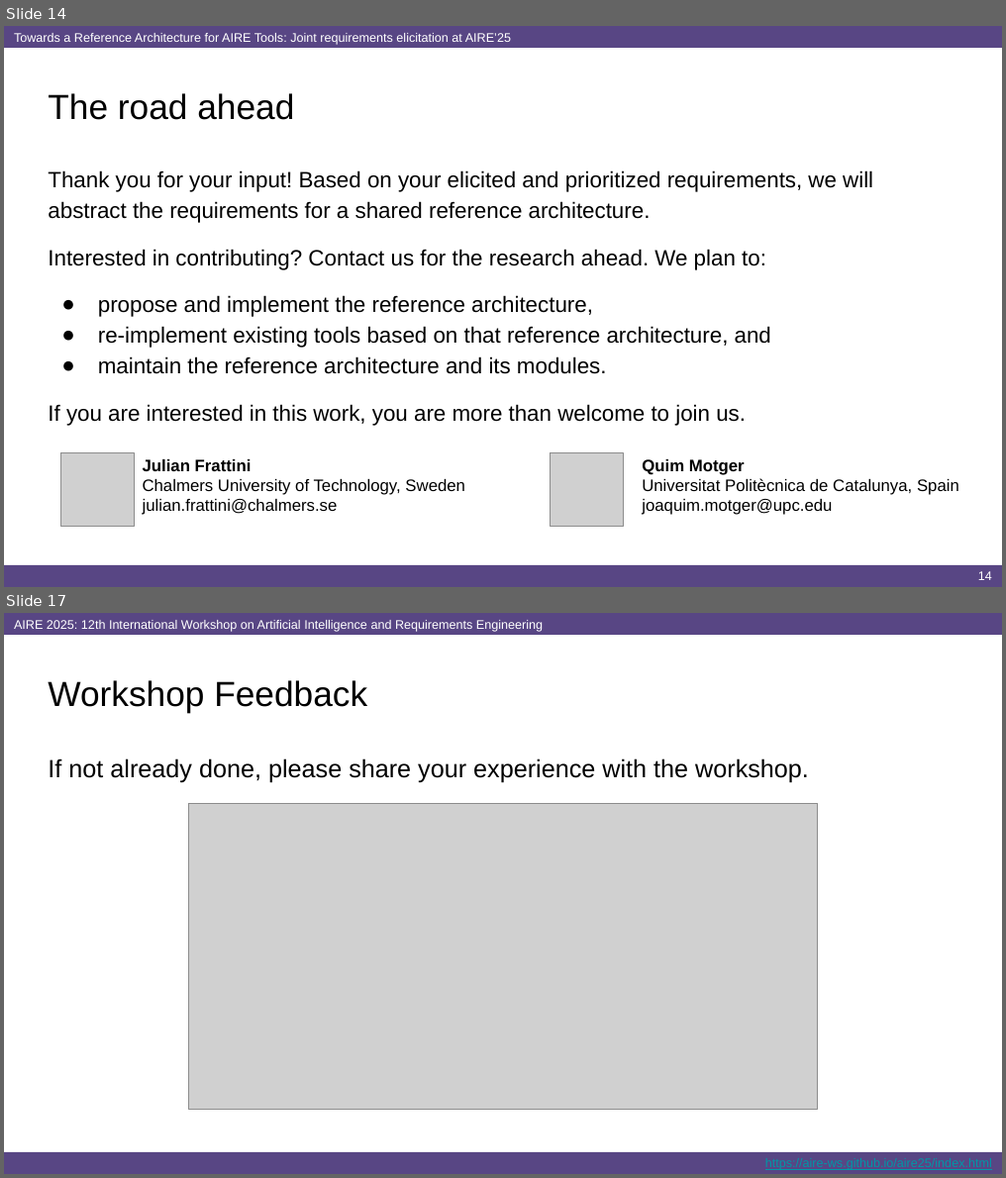
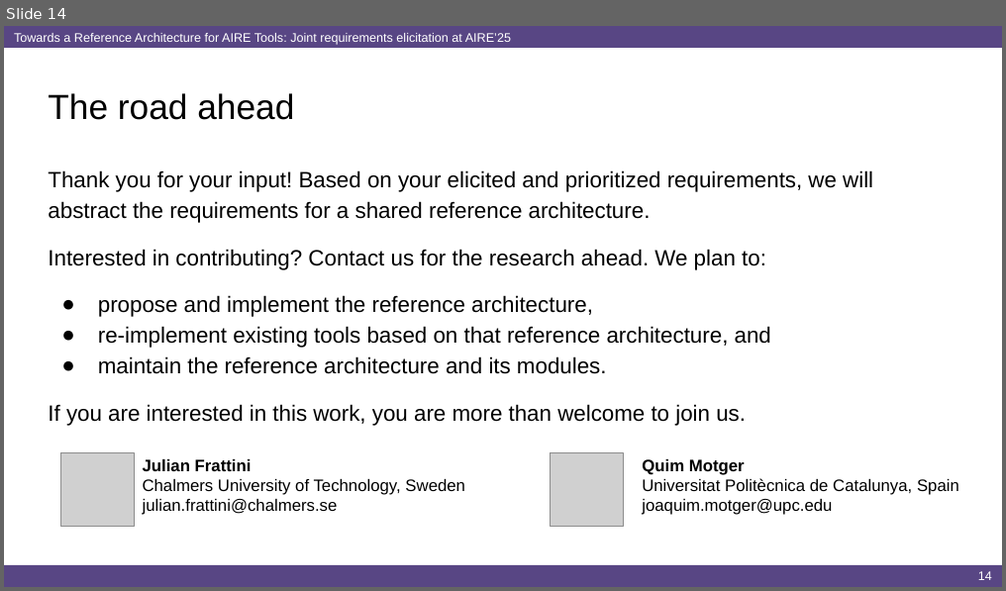
Before and after one commit to airera/study-sra, a slide deck: process/1 - information source identification/stakeholders/AIRE'25 Interactive Session Instructions.pptx. Shown one above the other, each under a label of ours: slides 14 and 17 before the commit, slide 14 after it; the slides between them are not shown. The pictures are 1006x1178 and 1006x591 pixels, drawn with LibreOffice and Linux fonts; fonts in the diff are those of the drawing; grey boxes stand for pictures. Boxes give left, top, right and bottom in pixels: in the first picture for what was removed or moved away, otherwise in the second. Text is boxed around its words. In the diff, an @@ line names an element or a change of style, - is before the commit and + after.

Commit message:
Removed AIRE'25 closing slides

```diff
--- a/process/1 - information source identification/stakeholders/AIRE'25 Interactive Session Instructions.pptx
+++ b/process/1 - information source identification/stakeholders/AIRE'25 Interactive Session Instructions.pptx
@@ slide 17 removed at [4,613,1002,1174], background #FFFFFF @@
@@ rectangle removed at [4,613,1002,635] @@
-AIRE 2025: 12th International Workshop on Artificial Intelligence and Requirements Engineering
@@ title removed at [48,680,367,712] @@
-Workshop Feedback
@@ text removed at [48,759,809,783] @@
-If not already done, please share your experience with the workshop.
@@ picture removed at [188,804,819,1110] @@
@@ rectangle removed at [4,1153,1002,1174] @@
```
Also in this commit, not shown: 3 other slides removed.
